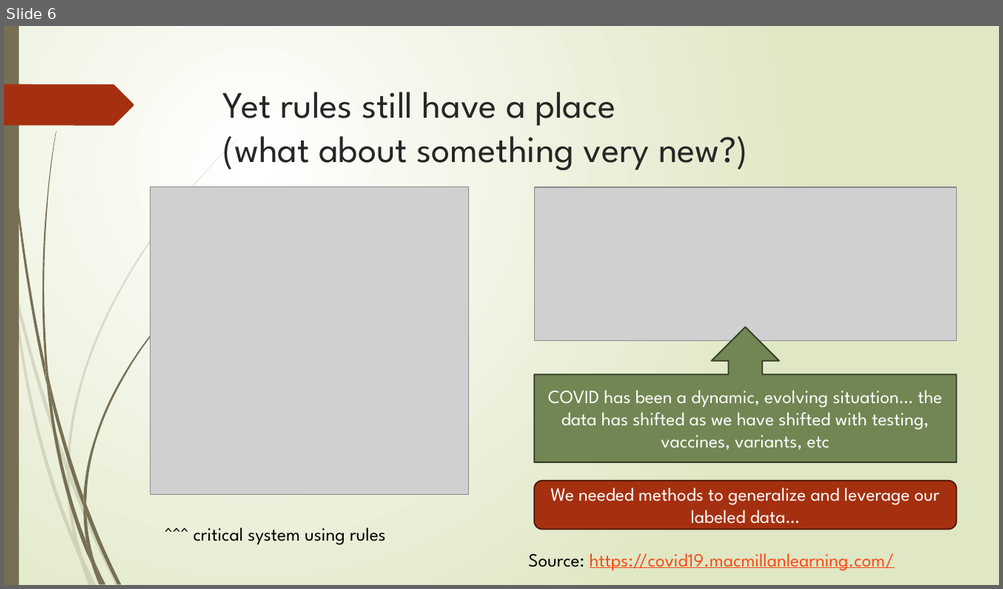
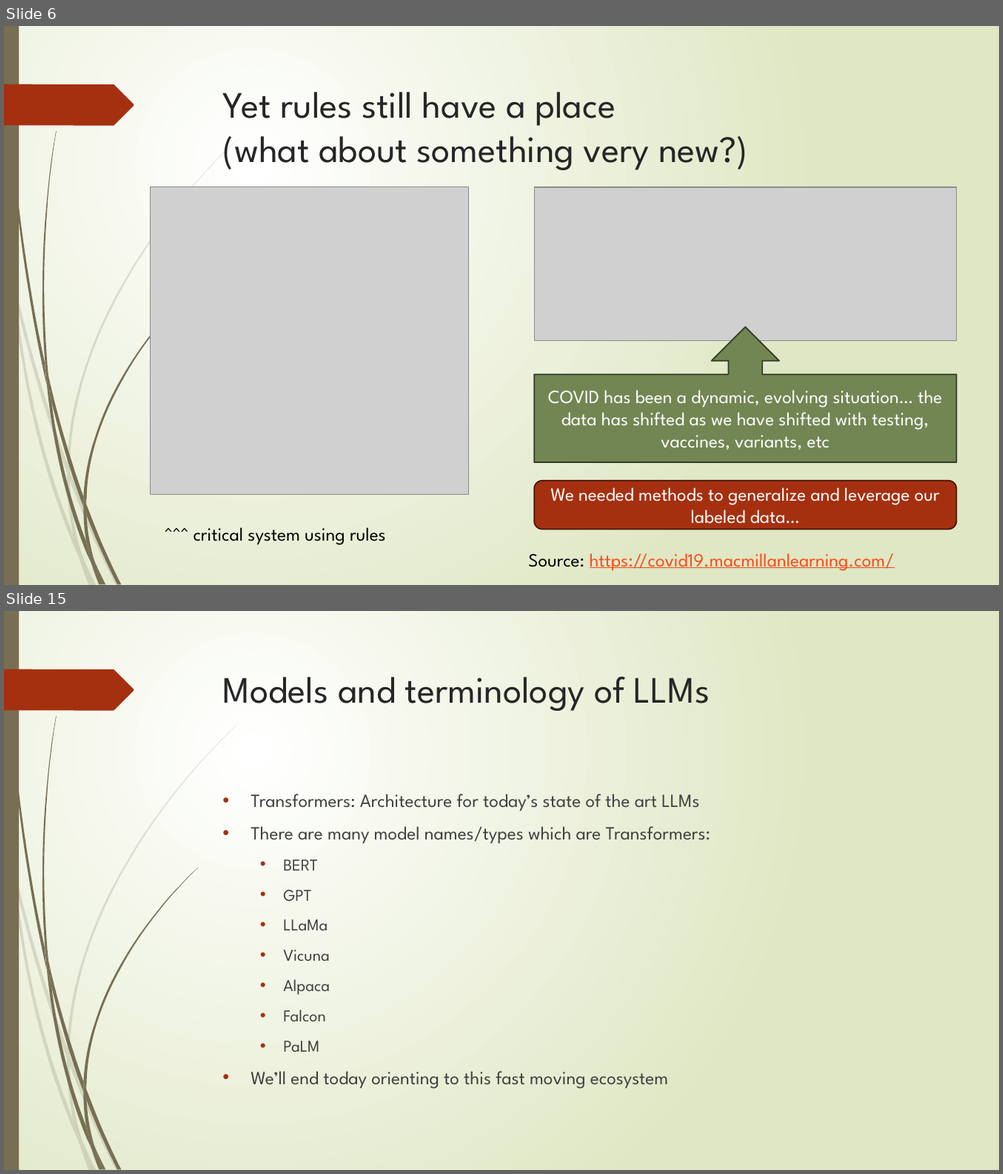
Before and after one commit to abchapman93/delphi-nlp-2024-dev, a slide deck: Slidedecks_ML/2024_Delphi_NLP_with_ML_Part_1.pptx. Shown one above the other, each under a label of ours: slide 6 before the commit, slides 6 and 15 after it; the slides between them are not shown. The pictures are 1003x589 and 1003x1174 pixels, drawn with LibreOffice and Linux fonts; fonts in the diff are those of the drawing; grey boxes stand for pictures. Boxes give left, top, right and bottom in pixels: in the first picture for what was removed or moved away, otherwise in the second. Text is boxed around its words. In the diff, an @@ line names an element or a change of style, - is before the commit and + after.

```diff
--- a/Slidedecks_ML/2024_Delphi_NLP_with_ML_Part_1.pptx
+++ b/Slidedecks_ML/2024_Delphi_NLP_with_ML_Part_1.pptx
@@ slide 15 added at (4, 611, 999, 1170), background gradient #FFFFFF to #DFE8C4; not listed: 24 template elements that a slide beside it also shows @@
@@ title added at (223, 676, 710, 711), 36 pt, text #262626 @@
+Models and terminology of LLMs
@@ text added at (250, 794, 710, 1089), 18 pt, text #404040 @@
+• Transformers: Architecture for today’s state of the art LLMs
+• There are many model names/types which are Transformers:
+  • BERT
+  • GPT
+  • LLaMa
+  • Vicuna
+  • Alpaca
+  • Falcon
+  • PaLM
+• We’ll end today orienting to this fast moving ecosystem
```
Also in this commit, not shown: 1 slide changed, 13 other slides added.
